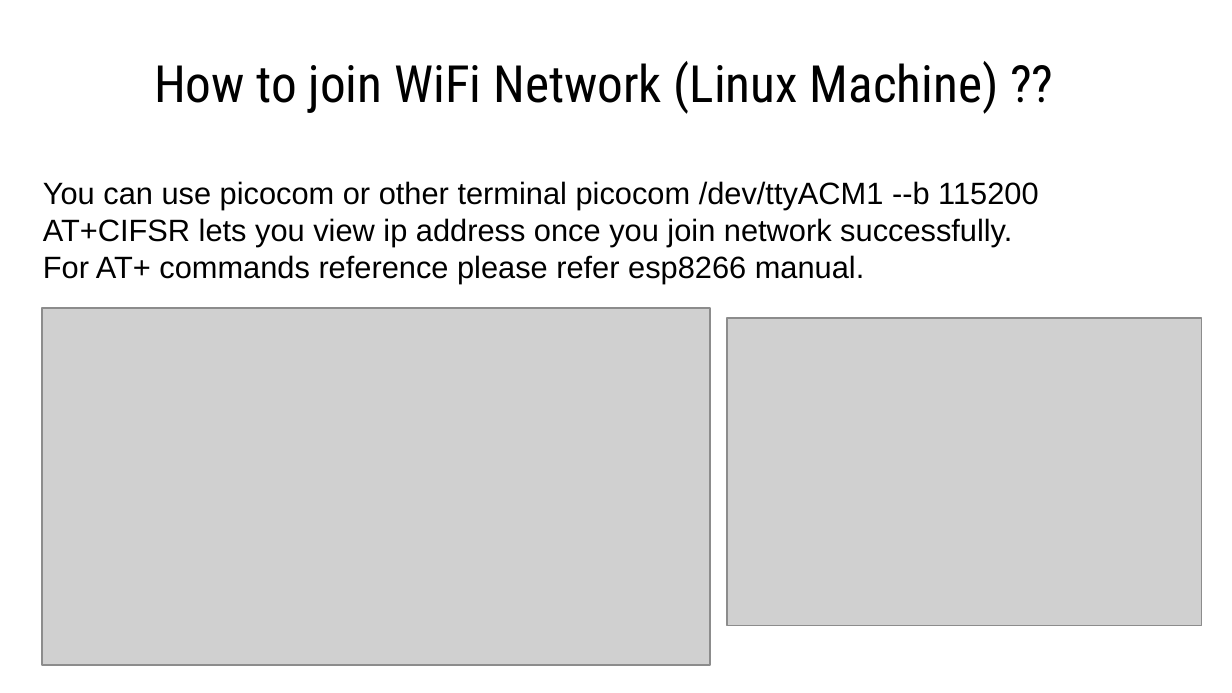
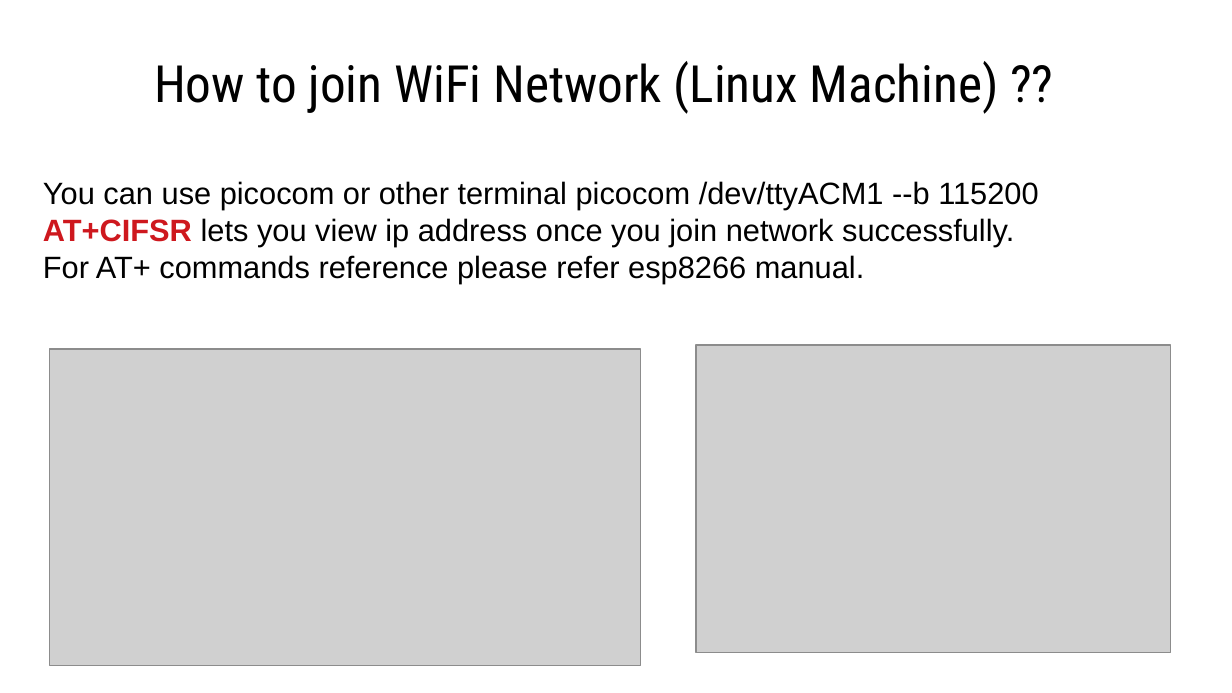
Before and after one commit to natashaiwscope/iot_hw, a slide deck: slide 11 of ppt/wireless.pptx. Drawn at 1232x693 pixels with LibreOffice and Linux fonts; fonts in the diff are those of the drawing; grey boxes stand for pictures. Boxes give left, top, right and bottom in pixels: in the first picture for what was removed or moved away, otherwise in the second. Text is boxed around its words. In the diff, an @@ line names an element or a change of style, - is before the commit and + after.

```diff
--- a/ppt/wireless.pptx
+++ b/ppt/wireless.pptx
@@ text at <box>43,218,1014,247</box>: text colour #000000 to #CE181E, bold on in "AT+CIFSR" @@
@@ picture: place and size @@
-picture at <box>42,308,710,665</box>
+picture at <box>49,349,641,665</box>
@@ picture: place and size @@
-picture at <box>727,318,1201,626</box>
+picture at <box>696,345,1170,653</box>
```
Also in this commit, not shown: 8 other slides changed.
